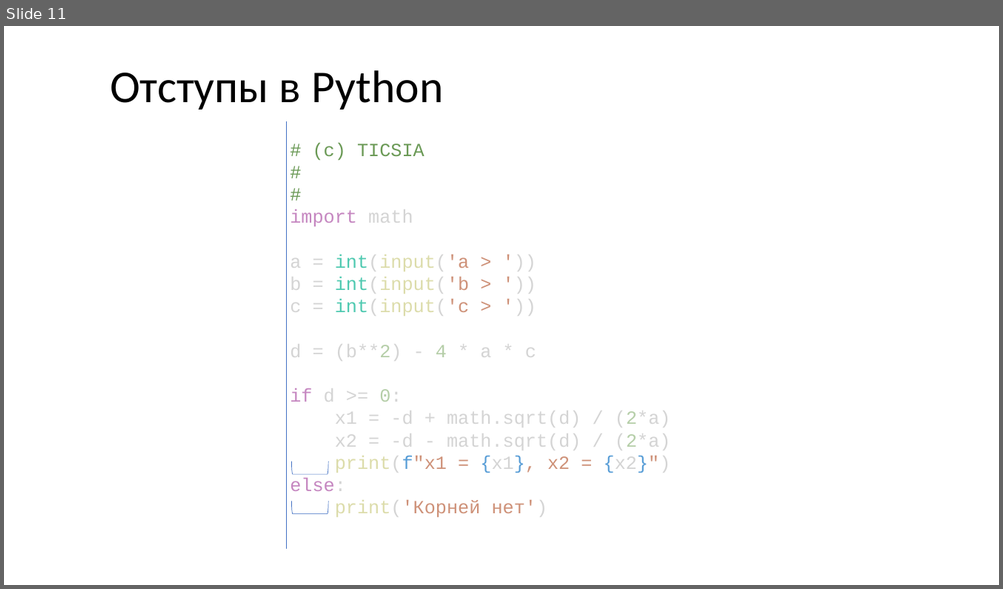
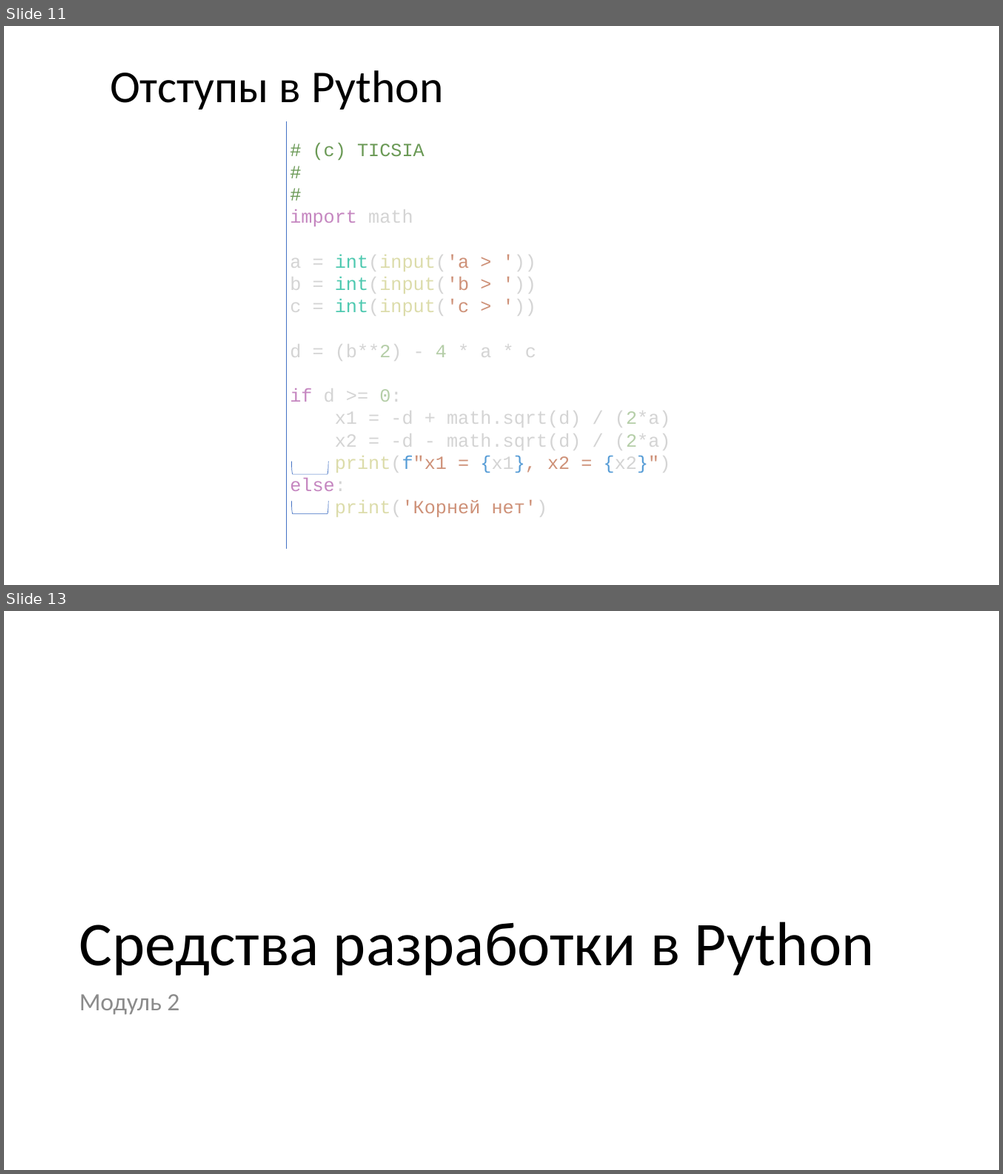
Before and after one commit to paveltsytovich/telegram-course, a slide deck: Presentation/Основы алгоритмизации и программирования.pptx. Shown one above the other, each under a label of ours: slide 11 before the commit, slides 11 and 13 after it; the slides between them are not shown. The pictures are 1003x589 and 1003x1174 pixels, drawn with LibreOffice and Linux fonts; fonts in the diff are those of the drawing. Boxes give left, top, right and bottom in pixels: in the first picture for what was removed or moved away, otherwise in the second. Text is boxed around its words. In the diff, an @@ line names an element or a change of style, - is before the commit and + after.

```diff
--- a/Presentation/Основы алгоритмизации и программирования.pptx
+++ b/Presentation/Основы алгоритмизации и программирования.pptx
@@ slide 13 added at box(4, 611, 999, 1170), background #FFFFFF @@
@@ title added at box(79, 922, 874, 976), 60 pt, text #000000 @@
+Средства разработки в Python
@@ text added at box(79, 994, 179, 1015), 24 pt, text #8C8C8C @@
+Модуль 2
```
Also in this commit, not shown: 1 other slide added.
